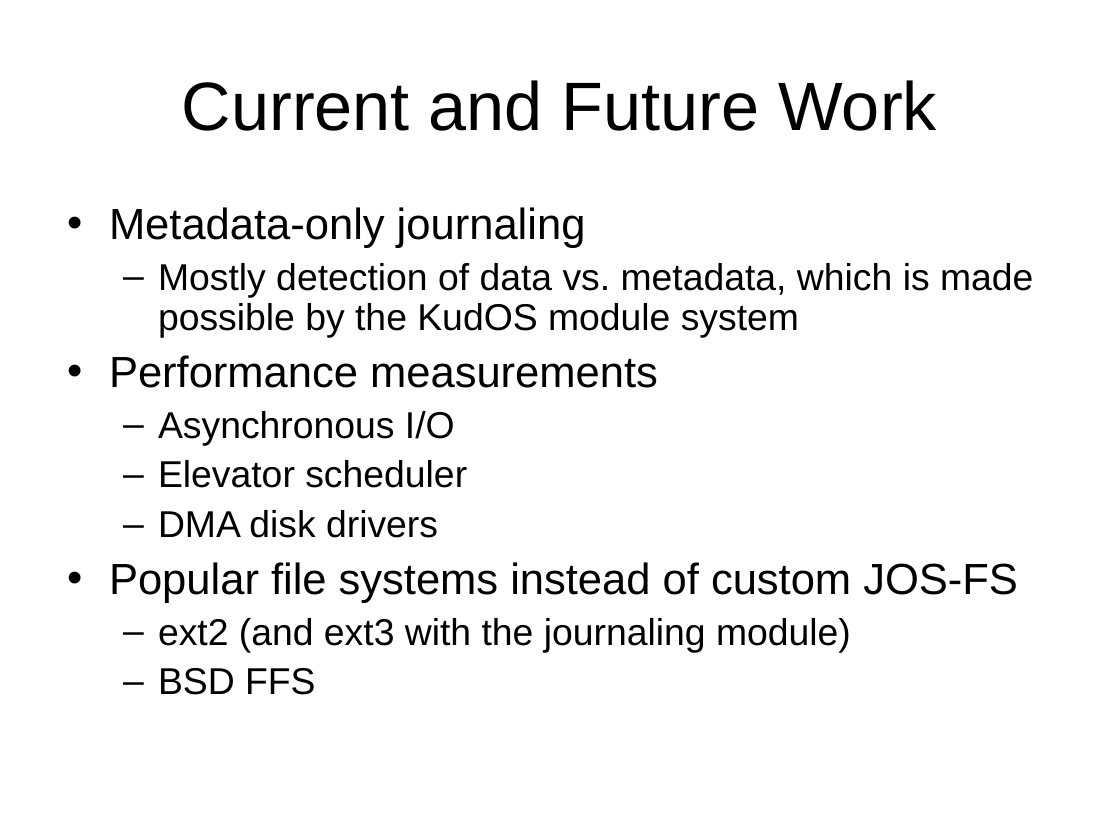
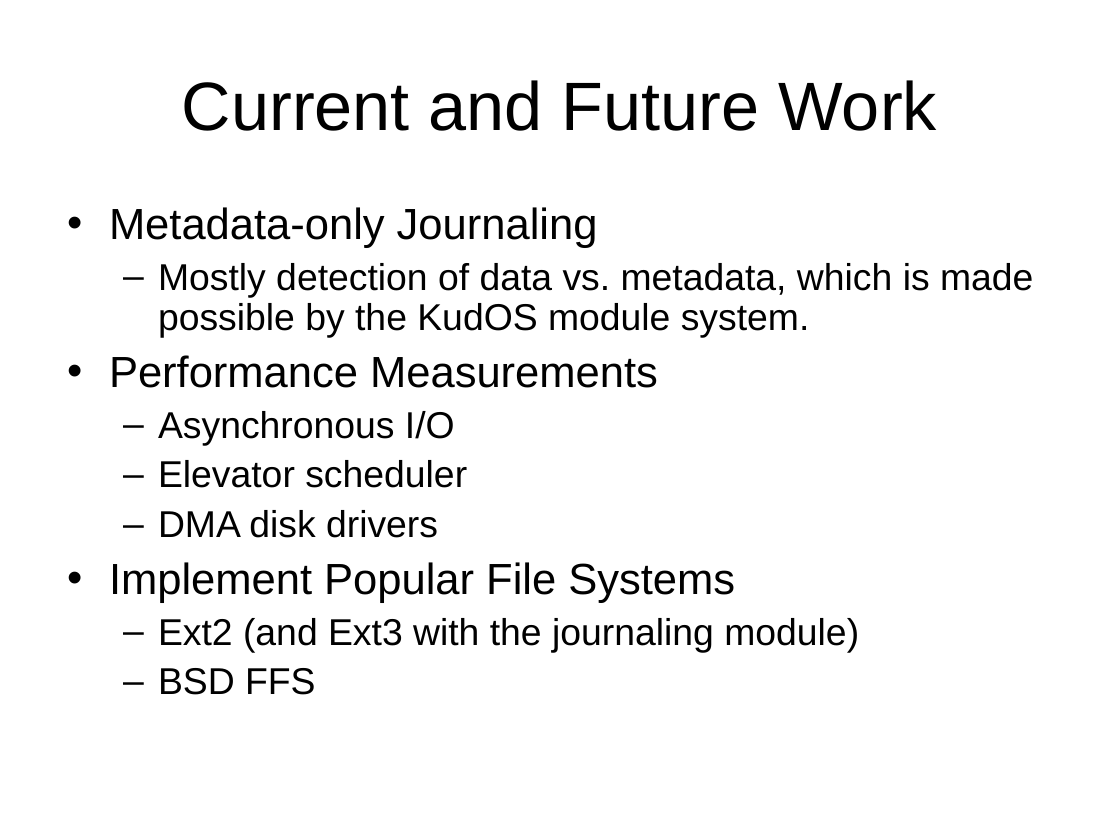
Before and after one commit to ucla-readable/fstitch-doc, a slide deck: slide 10 of sosp_wip/sosp_wip_kudos.ppt (slide 7 before the commit). Drawn at 1120x840 pixels with LibreOffice and Linux fonts; fonts in the diff are those of the drawing; background and template pictures are left out. Boxes give left, top, right and bottom in pixels: in the first picture for what was removed or moved away, otherwise in the second. Text is boxed around its words. In the diff, an @@ line names an element or a change of style, - is before the commit and + after.

```diff
--- a/sosp_wip/sosp_wip_kudos.ppt
+++ b/sosp_wip/sosp_wip_kudos.ppt
@@ text at (109,207,1033,388): text changed @@
-• Metadata-only journaling
-  – Mostly detection of data vs. metadata, which is made possible by the KudOS module system
-• Performance measurements
+• Metadata-only Journaling
+  – Mostly detection of data vs. metadata, which is made possible by the KudOS module system.
+• Performance Measurements
@@ text at (109,562,859,652): text changed; size 28 to 24 pt @@
-• Popular file systems instead of custom JOS-FS
-  – ext2 (and ext3 with the journaling module)
+• Implement Popular File Systems
+  – Ext2 (and Ext3 with the journaling module)
```
Also in this commit, not shown: 2 other slides changed, 6 slides added, 4 slides removed.
